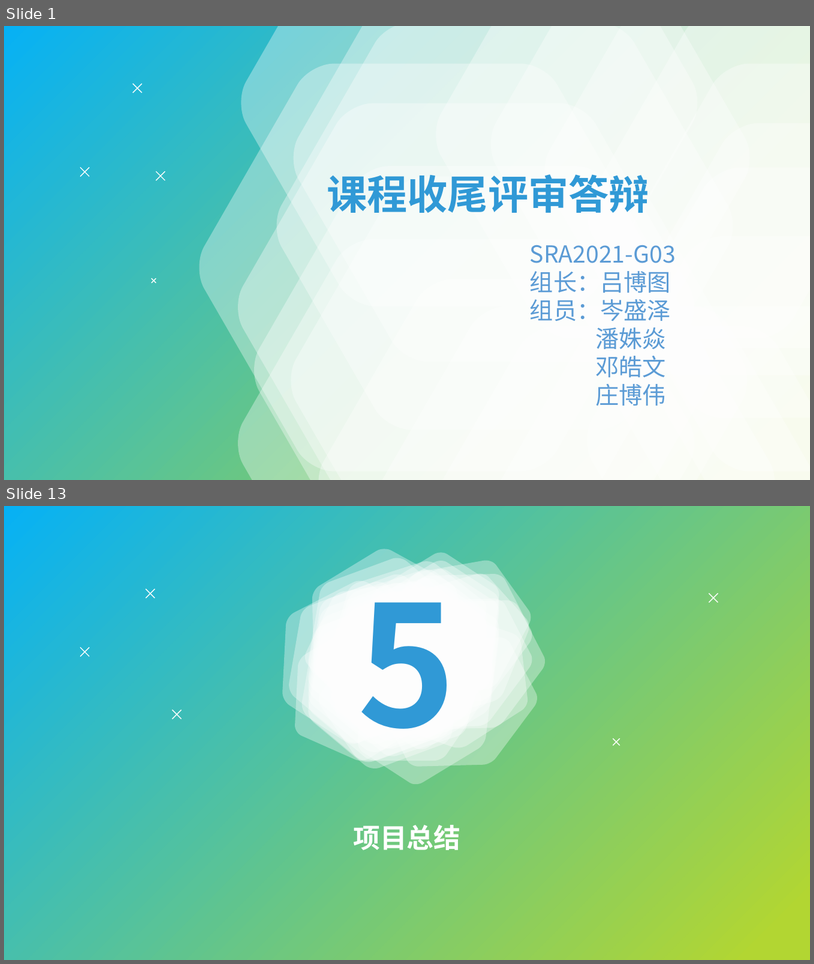
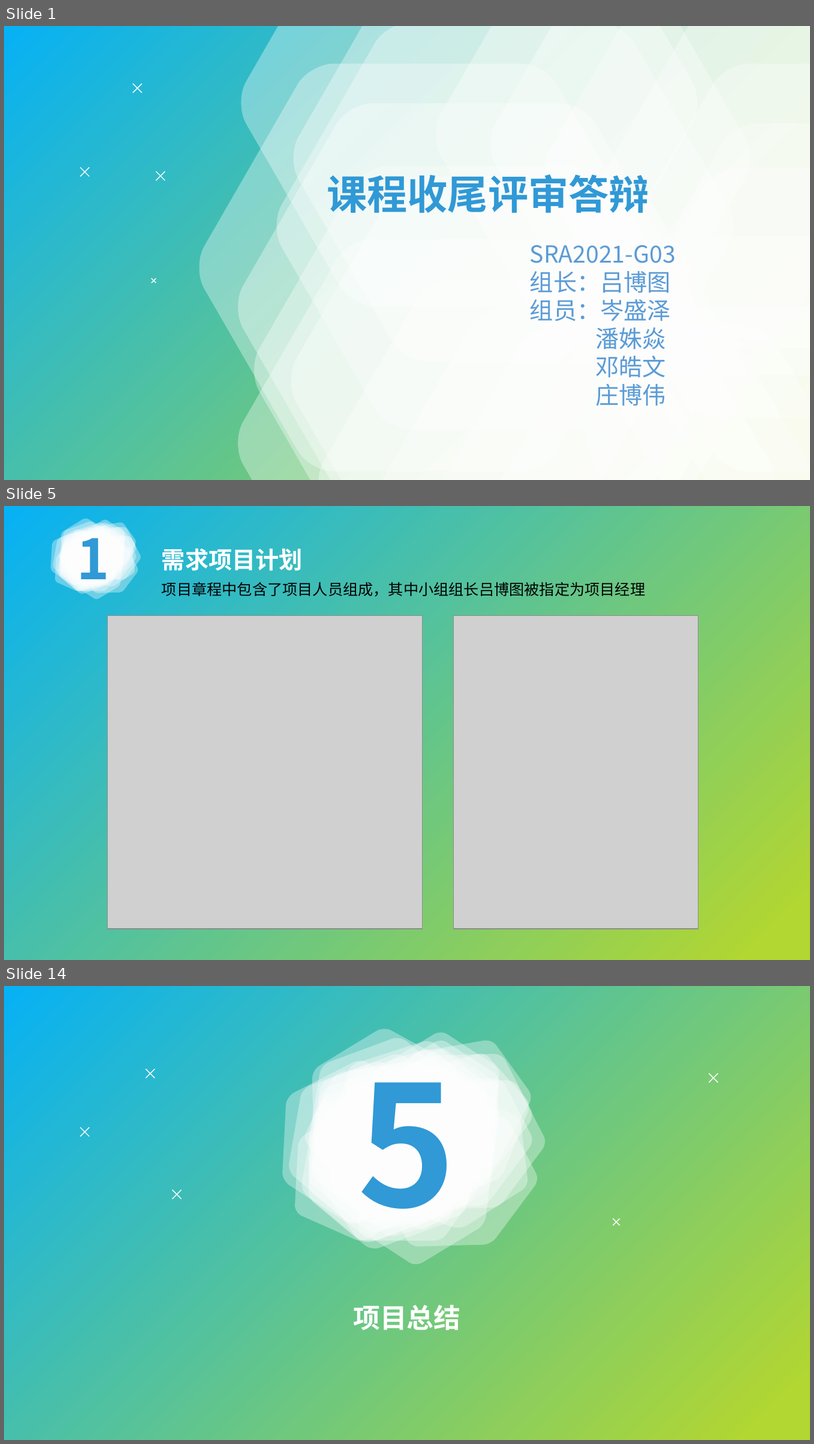
Before and after one commit to avgstuBoboge/SRA2021-document, a slide deck: PPT/SRA2021-G03-项目收尾答辩.pptx. Shown one above the other, each under a label of ours: slides 1 and 13 before the commit, slides 1, 5 and 14 after it; the slides between them are not shown. The pictures are 814x964 and 814x1444 pixels, drawn with LibreOffice and Linux fonts; fonts in the diff are those of the drawing; grey boxes stand for pictures. Boxes give left, top, right and bottom in pixels: in the first picture for what was removed or moved away, otherwise in the second. Text is boxed around its words. In the diff, an @@ line names an element or a change of style, - is before the commit and + after.

```diff
--- a/PPT/SRA2021-G03-项目收尾答辩.pptx
+++ b/PPT/SRA2021-G03-项目收尾答辩.pptx
@@ slide 5 added at (4, 506, 810, 960), background gradient #06B1F5 to #B2D632 @@
@@ group added at (39, 511, 147, 606): 34 freeform shapes, 1 text @@
+1
@@ text added at (162, 548, 303, 571), 28 pt, text #FFFFFF, bold @@
+需求项目计划
@@ text added at (162, 579, 645, 598), 18 pt, text #000000 @@
+项目章程中包含了项目人员组成，其中小组组长吕博图被指定为项目经理
@@ picture added at (107, 615, 423, 928) @@
@@ picture added at (454, 615, 699, 928) @@
@@ what was slide 13 is now slide 14 @@
```
Also in this commit, not shown: 9 slides changed, 2 other slides added, 2 slides removed, 5 other files.
